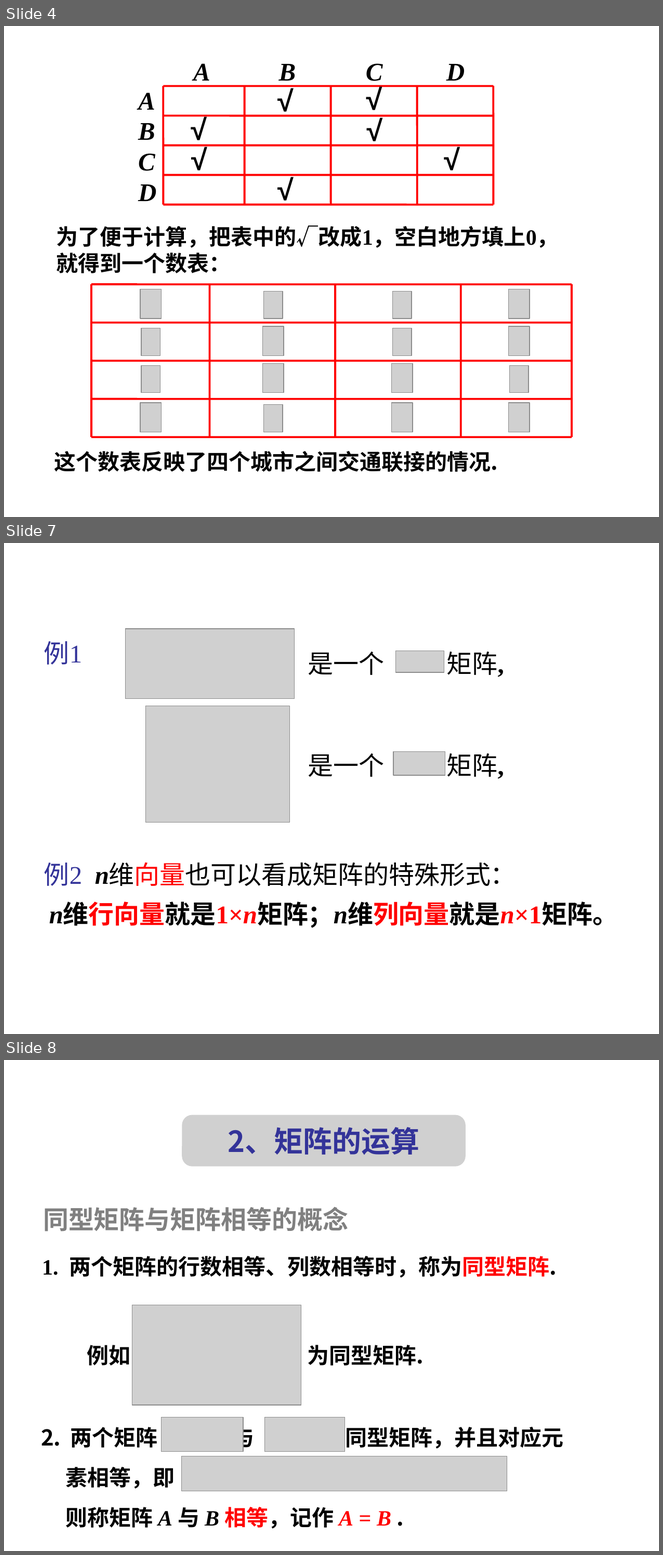
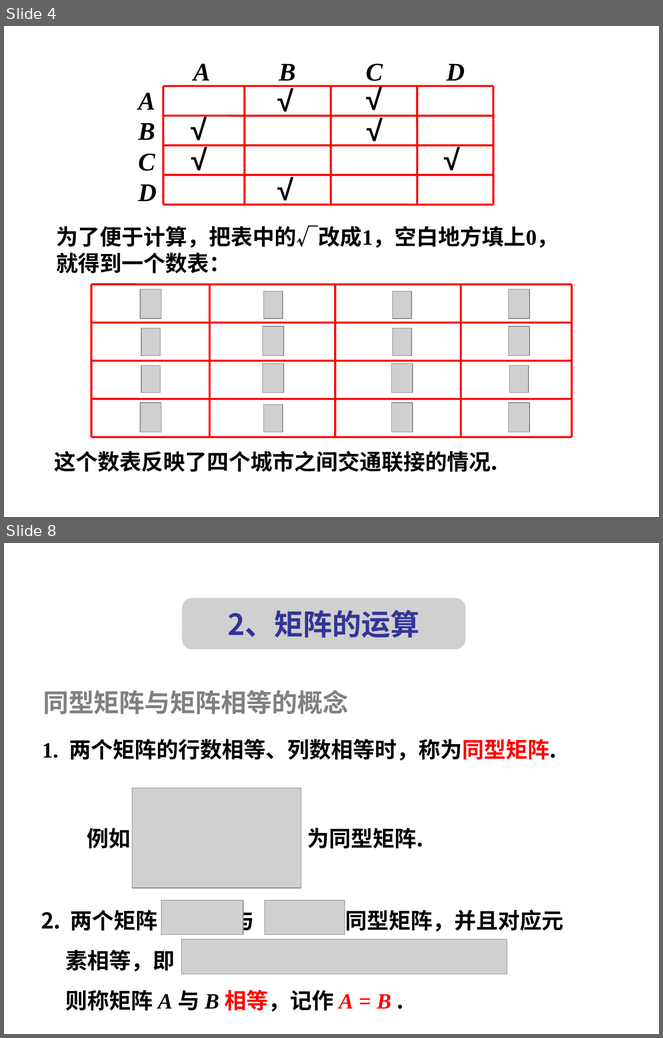
Before and after one commit to zhangbiaomath/zhangbiaomath.github.io, a slide deck: teaching/gaodai/ch4/高等代数第4章-矩阵.ppt. Shown one above the other, each under a label of ours: slides 4, 7 and 8 before the commit, slides 4 and 8 after it; the slides between them are not shown. The pictures are 663x1555 and 663x1038 pixels, drawn with LibreOffice and Linux fonts; fonts in the diff are those of the drawing; grey boxes stand for pictures. Boxes give left, top, right and bottom in pixels: in the first picture for what was removed or moved away, otherwise in the second. Text is boxed around its words. In the diff, an @@ line names an element or a change of style, - is before the commit and + after.

```diff
--- a/teaching/gaodai/ch4/高等代数第4章-矩阵.ppt
+++ b/teaching/gaodai/ch4/高等代数第4章-矩阵.ppt
@@ slide 7 removed at [4,543,659,1034], background #FFFFFF @@
@@ picture removed at [125,629,294,699] @@
@@ text removed at [44,641,82,665] @@
-例1
@@ text removed at [308,652,504,677] @@
-是一个 矩阵,
@@ picture removed at [396,651,444,672] @@
@@ picture removed at [145,706,289,823] @@
@@ text removed at [308,754,504,779] @@
-是一个 矩阵,
@@ picture removed at [393,752,445,775] @@
@@ text removed at [44,863,516,887] @@
-例2 n维向量也可以看成矩阵的特殊形式：
@@ text removed at [49,904,618,928] @@
-n维行向量就是1×n矩阵；n维列向量就是n×1矩阵。
```
Also in this commit, not shown: 3 slides changed, 1 slide added.
